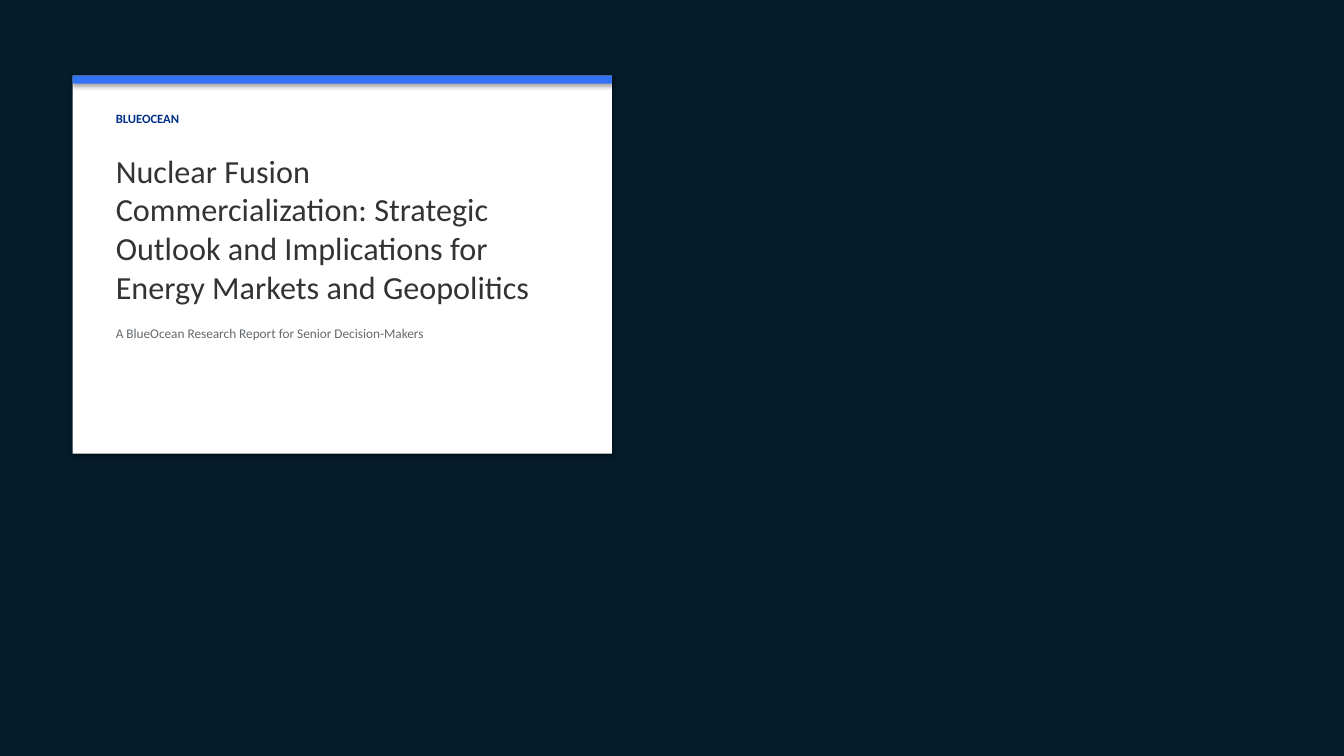
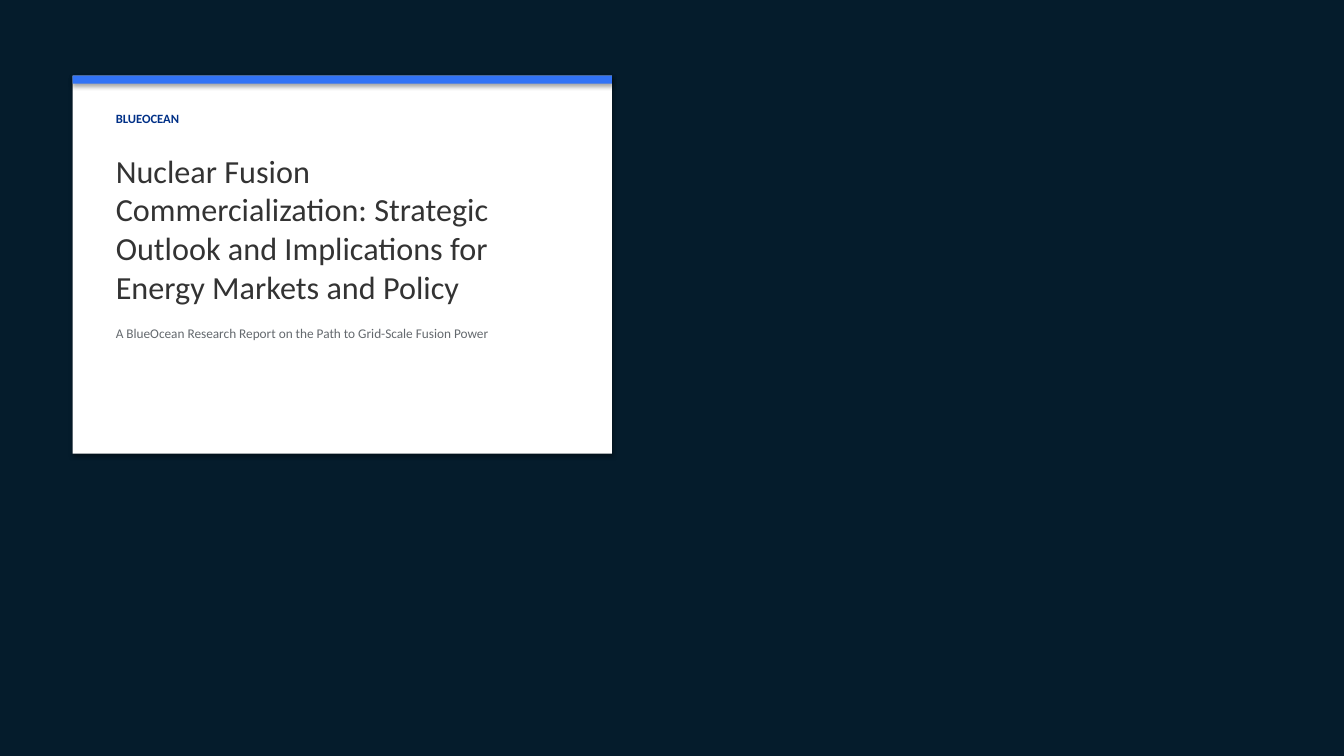
Before and after one commit to yt-feng/gen_rpt, a slide deck: slide 1 of reports/2026-05-14-nuclear-fusion-commercialization-outlook-and-strategic-impli/report.pptx. Drawn at 1344x756 pixels with LibreOffice and Linux fonts; fonts in the diff are those of the drawing; background and template pictures are left out. Boxes give left, top, right and bottom in pixels: in the first picture for what was removed or moved away, otherwise in the second. Text is boxed around its words. In the diff, an @@ line names an element or a change of style, - is before the commit and + after.

```diff
--- a/reports/2026-05-14-nuclear-fusion-commercialization-outlook-and-strategic-impli/report.pptx
+++ b/reports/2026-05-14-nuclear-fusion-commercialization-outlook-and-strategic-impli/report.pptx
@@ text at [116,160,488,340]: text changed @@
-Nuclear Fusion Commercialization: Strategic Outlook and Implications for Energy Markets and Geopolitics
-A BlueOcean Research Report for Senior Decision-Makers
+Nuclear Fusion Commercialization: Strategic Outlook and Implications for Energy Markets and Policy
+A BlueOcean Research Report on the Path to Grid-Scale Fusion Power
```
Also in this commit, not shown: 8 other slides changed, 2 slides added, 5 slides removed, 49 other files.
